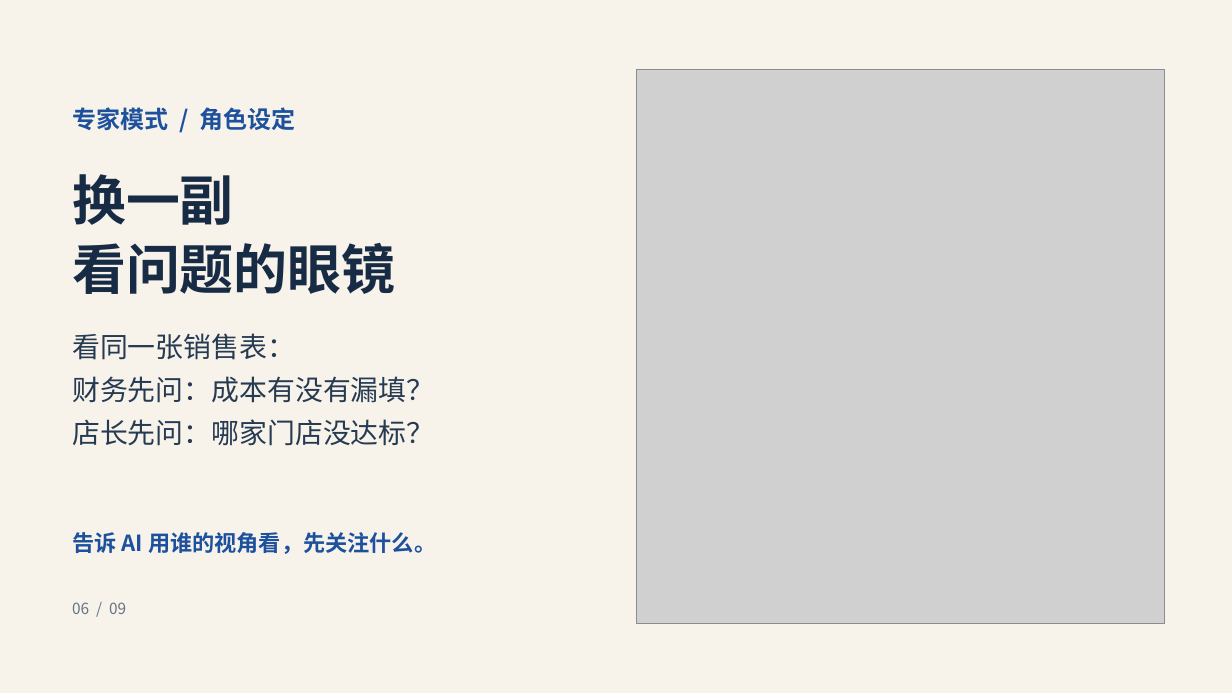
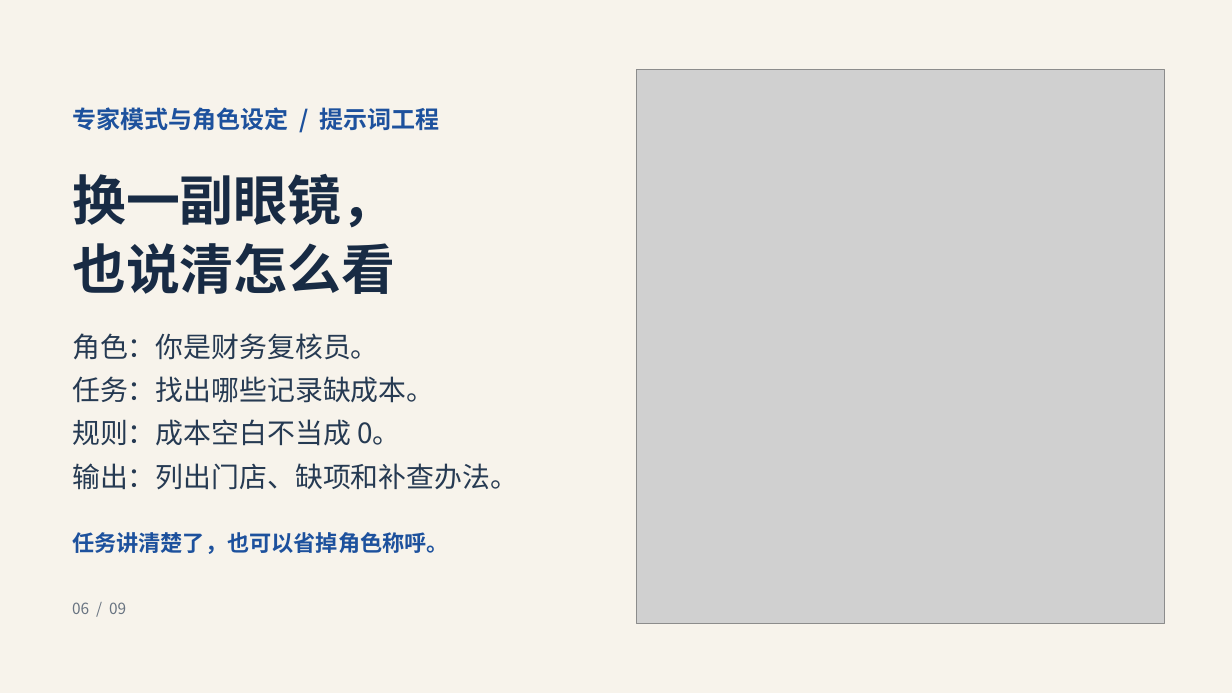
Before and after one commit to jihtsan/https-github.com-jihtsan-cz-night-learn-20261111, a slide deck: slide 6 of learn-02/第二课开场 - AI Agent 图解.pptx. Drawn at 1232x693 pixels with LibreOffice and Linux fonts; fonts in the diff are those of the drawing; grey boxes stand for pictures. Boxes give left, top, right and bottom in pixels: in the first picture for what was removed or moved away, otherwise in the second. Text is boxed around its words. In the diff, an @@ line names an element or a change of style, - is before the commit and + after.

Commit message:
用可照抄的提示词解释专家模式与角色设定 (#15)

```diff
--- a/learn-02/第二课开场 - AI Agent 图解.pptx
+++ b/learn-02/第二课开场 - AI Agent 图解.pptx
@@ text at (72, 107, 439, 130): text changed @@
-专家模式 / 角色设定
+专家模式与角色设定 / 提示词工程
@@ text at (72, 174, 395, 228): text changed @@
-换一副
+换一副眼镜，
@@ text at (72, 243, 395, 294): text changed @@
-看问题的眼镜
+也说清怎么看
@@ text at (72, 333, 379, 360): text changed @@
-看同一张销售表：
+角色：你是财务复核员。
@@ text at (72, 376, 434, 403): text changed @@
-财务先问：成本有没有漏填？
+任务：找出哪些记录缺成本。
@@ text at (72, 419, 400, 446): text changed @@
-店长先问：哪家门店没达标？
+规则：成本空白不当成 0。
@@ text added at (72, 463, 518, 490), 21.8 pt, text #263A52 @@
+输出：列出门店、缺项和补查办法。
@@ text at (72, 532, 449, 554): text changed @@
-告诉 AI 用谁的视角看，先关注什么。
+任务讲清楚了，也可以省掉角色称呼。
```
